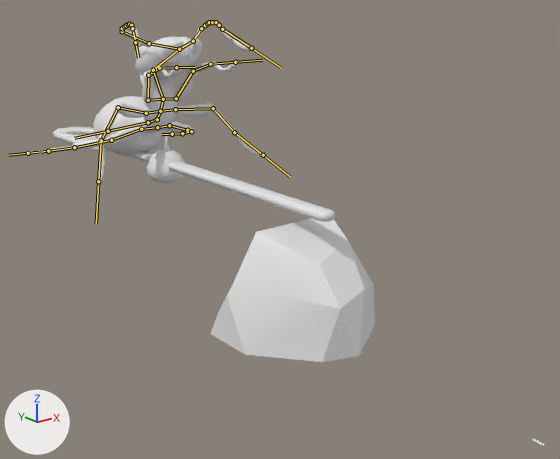
Two versions of the FBX model Assets/Art/Tower/katapult/catapult+animation.fbx, one commit apart.
Before and after are seen from a 50 mm camera at (-2.49, -2.98, 1.77) aimed at (0.2, 0.38, 0.42). Every picture has the same lights, and +X, +Y and +Z are marked at lower left. Both versions are drawn at frame 1 of the action 'Mier|berryAction'; the numbers are the values there. The bones that bend it are drawn over the model as lines.

Names of what the first picture shows: 'Circle.002', 'berry', 'rock', 'stirrer'.
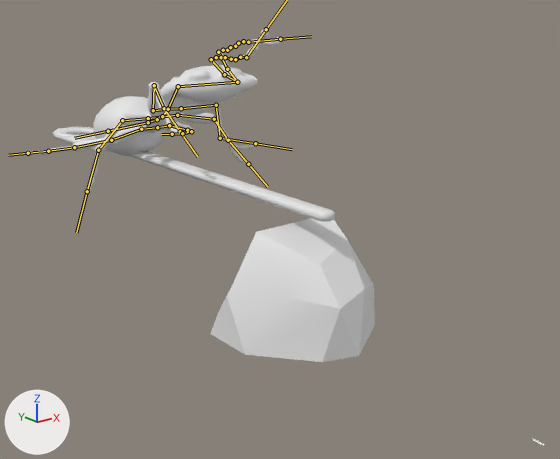
Pixel boxes [x1, y1, x2, y2] of what changed, in the pictures (560 x 459 px):
'Circle.002', posed (7% wider)
    before: [26, 21, 266, 184]
    after: [26, 28, 282, 194]
'berry', no longer drawn
    before: [147, 135, 185, 183]
bone 'Bone', root to tip
    before: (157, 119) to (160, 111)
    after: (157, 119) to (162, 116)
bone 'Bone.011', root to tip
    before: (176, 98) to (193, 71)
    after: (181, 108) to (216, 105)
bone 'Bone.012', root to tip
    before: (193, 71) to (210, 64)
    after: (216, 105) to (220, 138)
bone 'Bone.013', root to tip
    before: (210, 64) to (235, 62)
    after: (220, 138) to (255, 143)
bone 'Bone.015', root to tip
    before: (148, 100) to (148, 75)
    after: (153, 110) to (154, 85)
bone 'Bone.016', root to tip
    before: (148, 75) to (159, 68)
    after: (154, 85) to (164, 108)
bone 'Bone.017', root to tip
    before: (159, 68) to (176, 67)
    after: (164, 108) to (180, 131)
bone 'Bone.030', root to tip
    before: (163, 99) to (153, 70)
    after: (168, 109) to (178, 86)
bone 'Bone.031', root to tip
    before: (153, 70) to (179, 49)
    after: (178, 86) to (237, 82)
bone 'Bone.062', root to tip
    before: (207, 23) to (209, 22)
    after: (227, 50) to (230, 47)
bone 'Bone.060', root to tip
    before: (212, 22) to (216, 22)
    after: (235, 46) to (238, 43)
bone 'Bone.056', root to tip
    before: (222, 29) to (251, 48)
    after: (248, 42) to (280, 39)
bone 'Bone.065', root to tip
    before: (129, 24) to (131, 25)
    after: (235, 59) to (240, 57)
bone 'Bone.064', root to tip
    before: (131, 25) to (132, 28)
    after: (240, 57) to (246, 57)
bone 'Bone.057', root to tip
    before: (132, 28) to (135, 42)
    after: (246, 57) to (266, 29)

The change in detail:
Bone 'Bone' (bone_bone) turns from (-50, 0, 0) to (-21, 0, 0) degrees about its own x, y and z.
Bone 'Bone.011' (bone_bone_011) turns from (44, -63, -23) to (34, -41, -34) degrees about its own x, y and z.
Bone 'Bone.012' (bone_bone_012) turns from (16, -5, 1) to (21, 14, -54) degrees about its own x, y and z.
Bone 'Bone.013' (bone_bone_013) turns from (0, 0, 0) to (-6, -2, 91) degrees about its own x, y and z.
Bone 'Bone.015' (bone_bone_015) turns from (33, 57, 19) to (-29, 67, -37) degrees about its own x, y and z.
Bone 'Bone.016' (bone_bone_016) turns from (17, 5, 0) to (17, -20, 48) degrees about its own x, y and z.
Bone 'Bone.017' (bone_bone_017) turns from (0, 0, 0) to (-3, 4, -26) degrees about its own x, y and z.
Bone 'Bone.030' (bone_bone_030) turns from (-54, 0, 0) to (-11, 0, 0) degrees about its own x, y and z.
Bone 'Bone.031' (bone_bone_031) turns from (98, 0, -1) to (33, 36, -39) degrees about its own x, y and z.
Bone 'Bone.062' (bone_bone_062) turns from (0, 0, 0) to (-1, 2, 38) degrees about its own x, y and z.
Bone 'Bone.060' (bone_bone_060) turns from (0, 0, 0) to (-2, -4, 21) degrees about its own x, y and z.
Bone 'Bone.056' (bone_bone_056) turns from (0, 0, 0) to (-2, 2, -3) degrees about its own x, y and z.
Bone 'Bone.065' (bone_bone_065) turns from (19, -5, 7) to (-36, 2, -14) degrees about its own x, y and z.
Bone 'Bone.064' (bone_bone_064) turns from (19, -6, 6) to (32, -1, 11) degrees about its own x, y and z.
Bone 'Bone.057' (bone_bone_057) turns from (0, 0, 0) to (-45, 14, -18) degrees about its own x, y and z.
